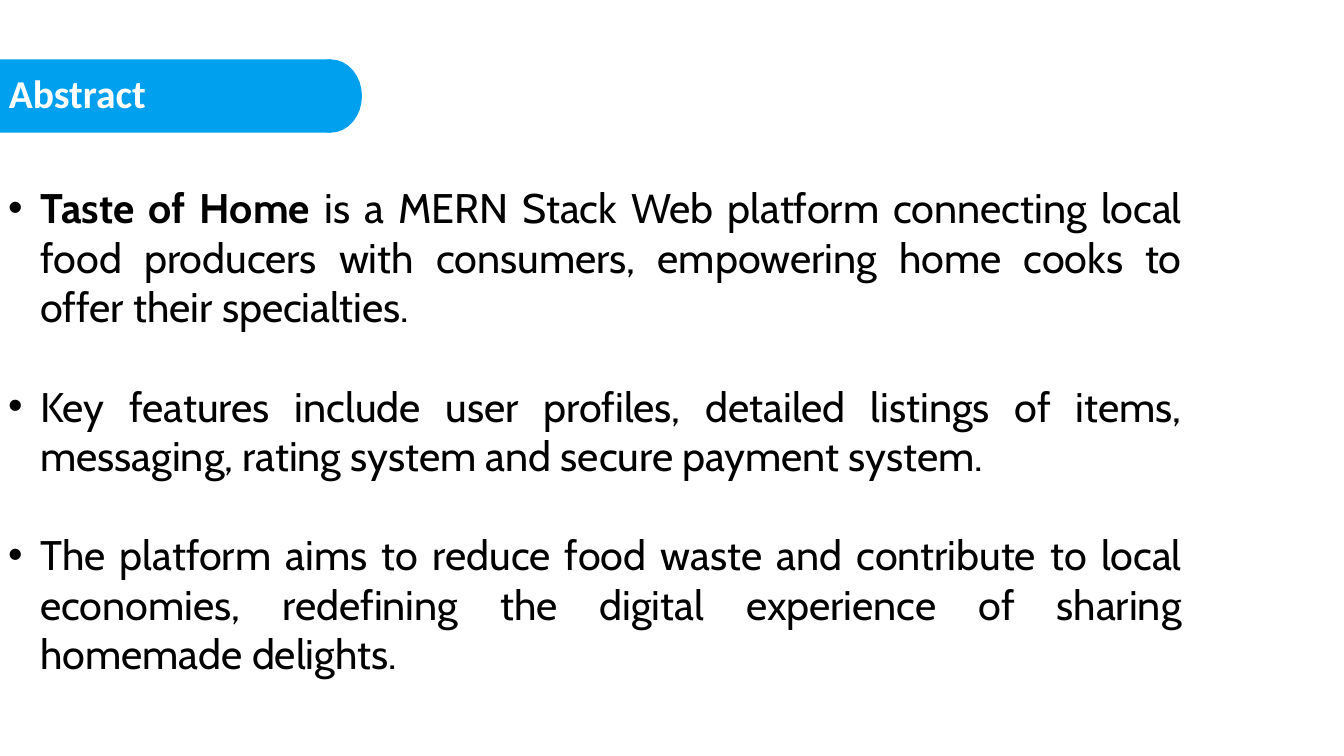
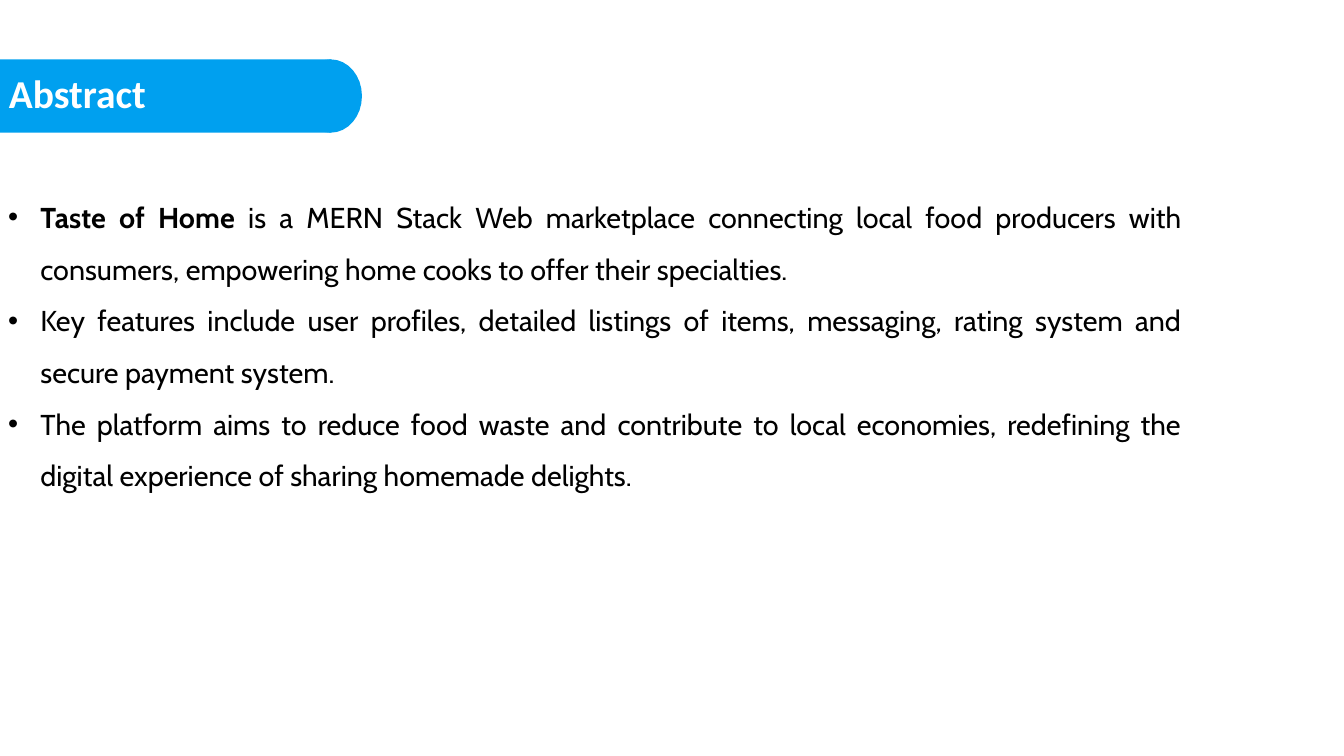
Before and after one commit to nisarggandhi21/Taste-of-Home, a slide deck: slide 2 of Taste-of-Home.pptx. Drawn at 1344x756 pixels with LibreOffice and Linux fonts; fonts in the diff are those of the drawing; background and template pictures are left out. Boxes give left, top, right and bottom in pixels: in the first picture for what was removed or moved away, otherwise in the second. Text is boxed around its words. In the diff, an @@ line names an element or a change of style, - is before the commit and + after.

```diff
--- a/Taste-of-Home.pptx
+++ b/Taste-of-Home.pptx
@@ text at [40,206,1181,286]: text changed; size 46 to 32 pt @@
-• Taste of Home is a MERN Stack Web platform connecting local food producers with consumers, empowering home cooks to offer their specialties.
+• Taste of Home is a MERN Stack Web marketplace connecting local food producers with consumers, empowering home cooks to offer their specialties.
@@ text at [40,309,1181,493]: size 46 to 32 pt in "Key features include user profiles, detailed listings ...", "The platform aims to reduce food waste ..."; line spacing 1 to 1.5 @@
```
Also in this commit, not shown: 14 other slides changed, 3 slides added, 1 slide removed, 20 other files.
